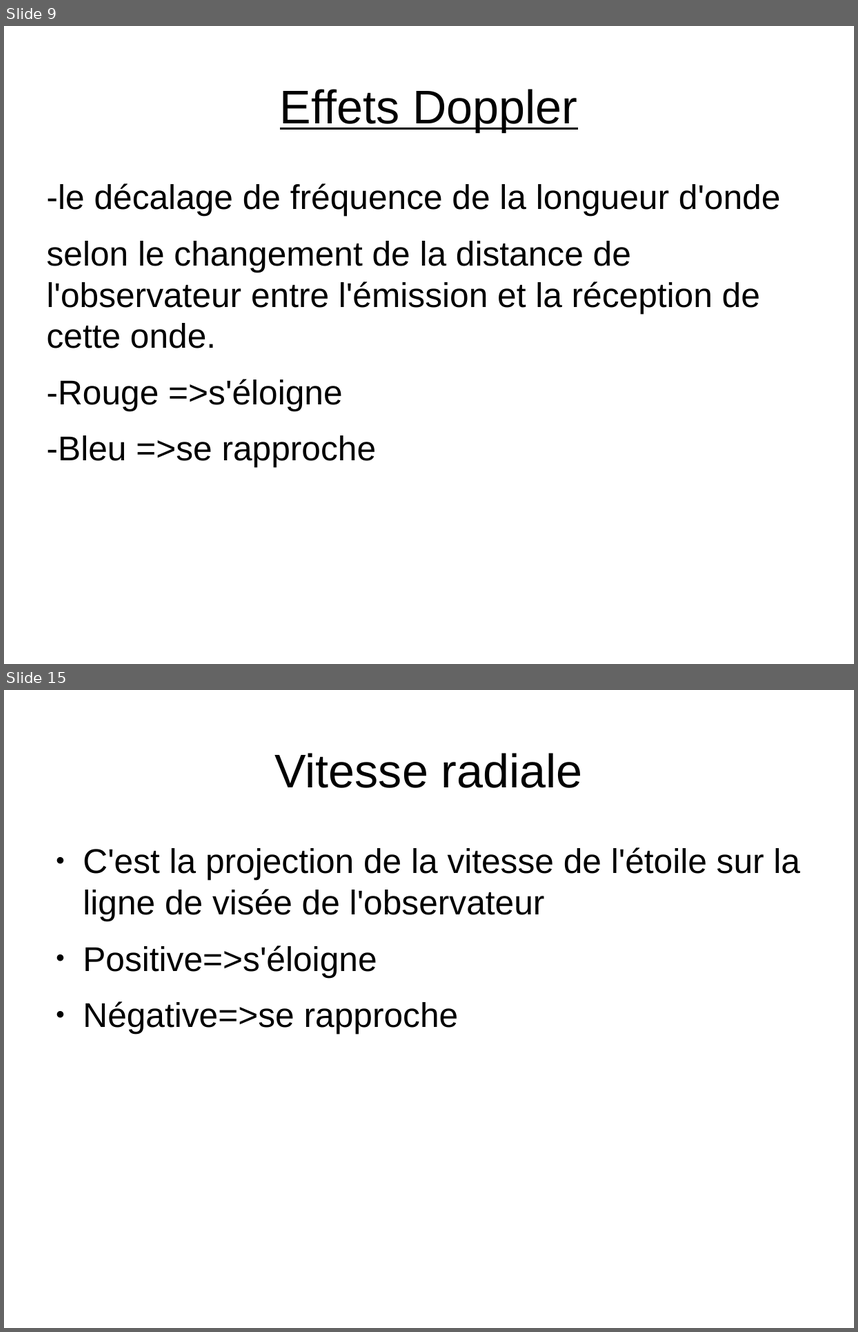
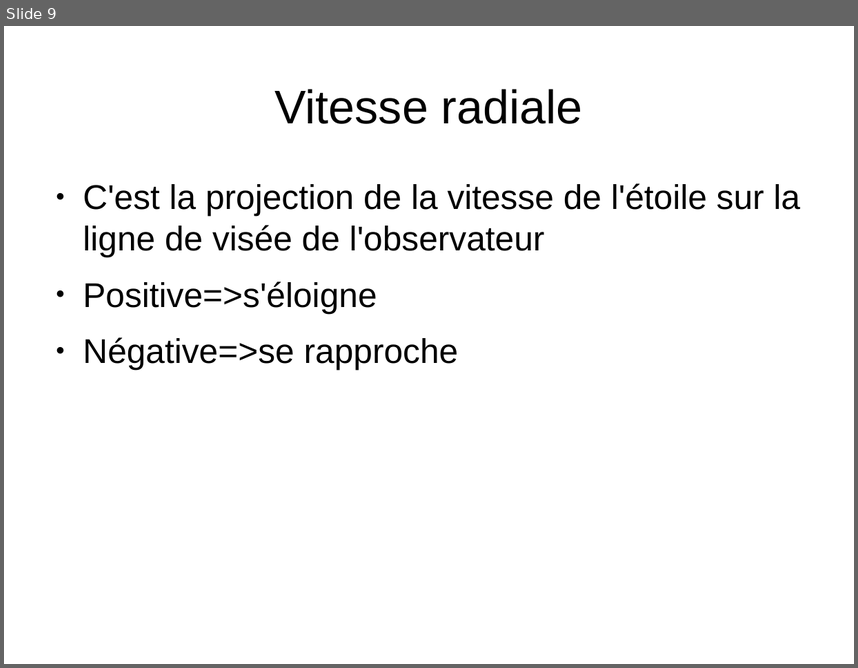
Before and after one commit to ARE-UPMC/are-gravite-2017-exoplantes-maxz, a slide deck: podcast.odp.pptx. Shown one above the other, each under a label of ours: slides 9 and 15 before the commit, slide 9 after it; the slides between them are not shown. The pictures are 858x1332 and 858x668 pixels, drawn with LibreOffice and Linux fonts; fonts in the diff are those of the drawing. Boxes give left, top, right and bottom in pixels: in the first picture for what was removed or moved away, otherwise in the second. Text is boxed around its words. In the diff, an @@ line names an element or a change of style, - is before the commit and + after.

```diff
--- a/podcast.odp.pptx
+++ b/podcast.odp.pptx
@@ slide 9 removed at (x1=4, y1=26, x2=854, y2=664), background #FFFFFF @@
@@ title removed at (x1=280, y1=89, x2=577, y2=132) @@
-Effets Doppler
@@ text removed at (x1=47, y1=183, x2=781, y2=467) @@
--le décalage de fréquence de la longueur d'onde
-selon le changement de la distance de l'observateur entre l'émission et la réception de cette onde.
--Rouge =>s'éloigne
--Bleu =>se rapproche
@@ what was slide 15 is now slide 9 @@
```
Also in this commit, not shown: 13 slides changed, 1 slide added, 6 other slides removed.
